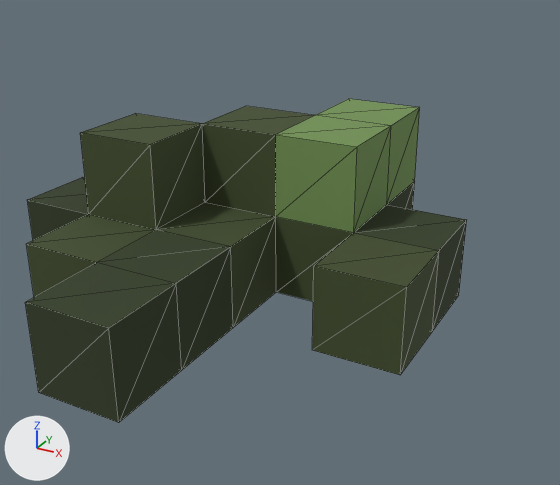
Renders of the glTF model assets/environment/dressing_pack/moss_tree_base/output/model.glb from each side of a commit.
Both versions are drawn from a 50 mm lens placed at (0.416, -0.747, 0.441), pointed at (0.037, -0.057, 0.096). Lighting does not change. The marker at lower left points along +X, +Y and +Z. The older version comes first. Mesh edges are drawn as thin lines. Vertices at exactly the same position are counted once.

Script lines for the objects in view, before the commit:
```python
me_moss_tree_base_mesh = bpy.data.meshes.new('moss_tree_base_mesh')
me_moss_tree_base_mesh.from_pydata(...)  # 61 vertices, 120 faces; spans x -0.3..0.2, y -0.3..0.2, z 0.0..0.2
me_moss_tree_base_mesh.materials.append(mat_mat_dressing_atlas)
ob_moss_tree_base = bpy.data.objects.new('moss_tree_base', me_moss_tree_base_mesh)
ob_moss_tree_base.location = (0.0, 0.0, 0.0)
```
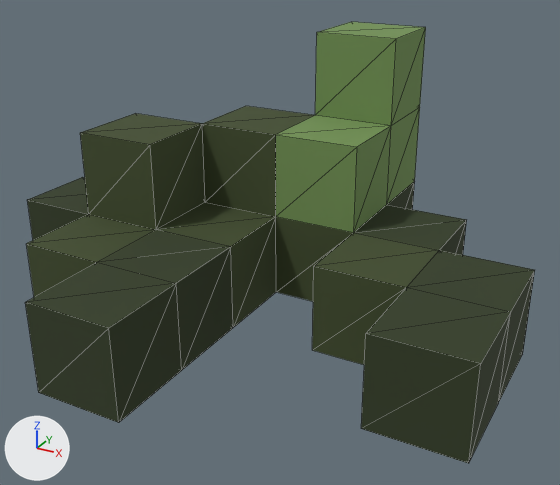
What differs and where, as boxes [x1, y1, x2, y2] in the pictures (560 x 485 px):
'moss_tree_base', reshaped (16% wider, 36% taller)
    before: [25, 99, 466, 423]
    after: [25, 22, 535, 463]
part 1 of me_moss_tree_base_mesh, built on
    before: [317, 99, 439, 375]
    after: [315, 22, 535, 463]

The change in detail:
me_moss_tree_base_mesh is used by ob_moss_tree_base; location (0.0, 0.0, 0.0).
me_moss_tree_base_mesh had 61 vertices, 120 faces and spanned x -0.3..0.2, y -0.3..0.2, z 0.0..0.2.
me_moss_tree_base_mesh now has 73 vertices, 144 faces and spans x -0.3..0.3, y -0.3..0.2, z 0.0..0.3.
Part 1, on me_moss_tree_base_mesh:
4 faces are deleted.
12 vertices are added at x 0.0..0.3, y -0.2..0.2, z 0.0..0.3.
28 new faces join them.
